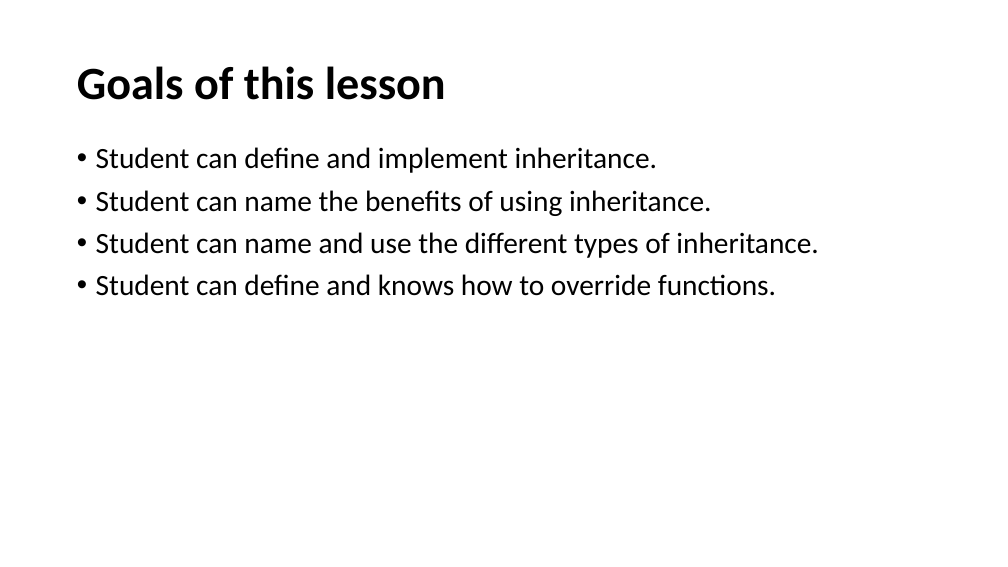
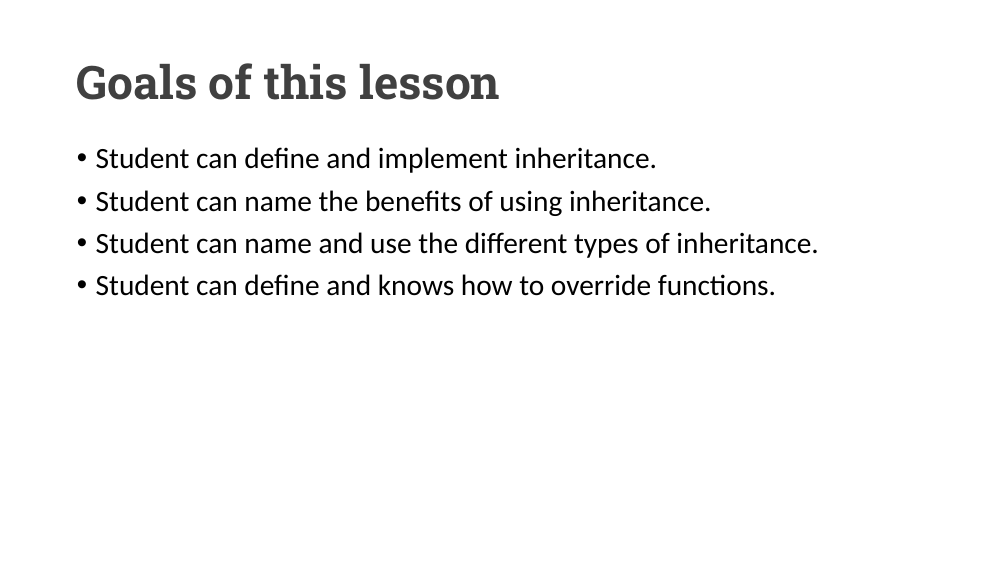
Before and after one commit to UCLL-PR2/exercises, a slide deck: slide 6 of 02-inheritance_overriding/programming2_inheritance_overriding.pptx. Drawn at 1008x567 pixels with LibreOffice and Linux fonts; fonts in the diff are those of the drawing. Boxes give left, top, right and bottom in pixels: in the first picture for what was removed or moved away, otherwise in the second. Text is boxed around its words. In the diff, an @@ line names an element or a change of style, - is before the commit and + after.

```diff
--- a/02-inheritance_overriding/programming2_inheritance_overriding.pptx
+++ b/02-inheritance_overriding/programming2_inheritance_overriding.pptx
@@ title "Goals of this lesson" at (77, 63, 500, 100): font Calibri to Roboto Slab, text colour #000000 to #404040 @@
```
Also in this commit, not shown: 26 other slides changed, 1 other file.
